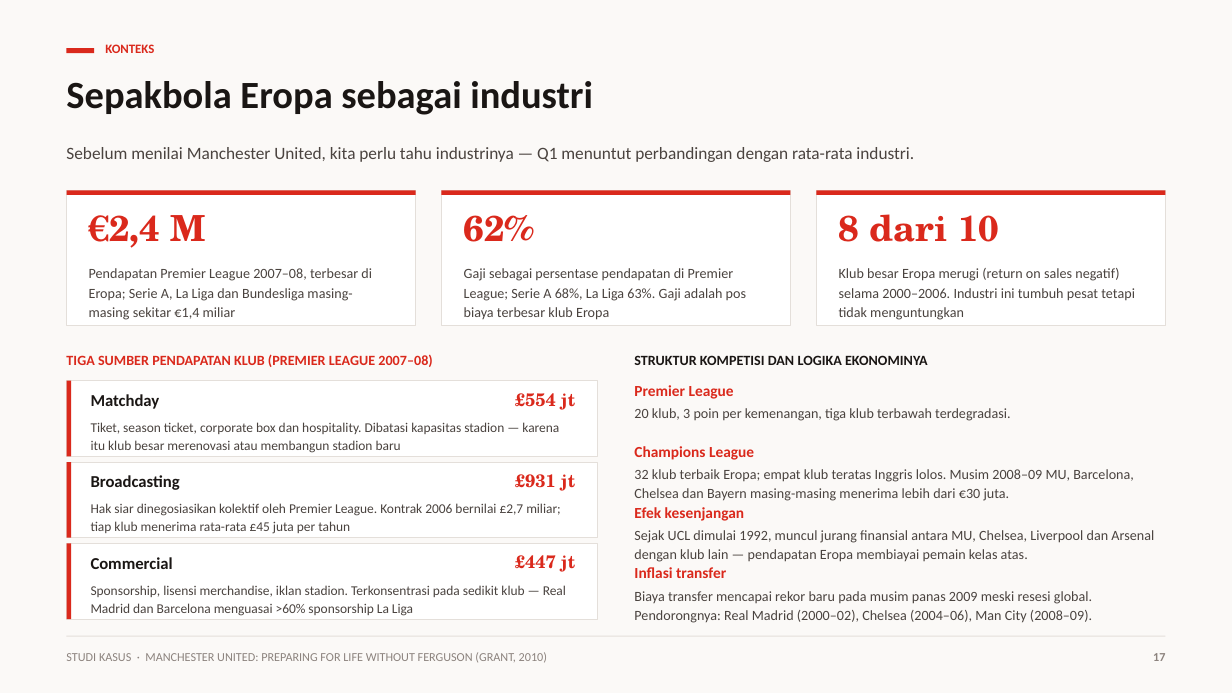
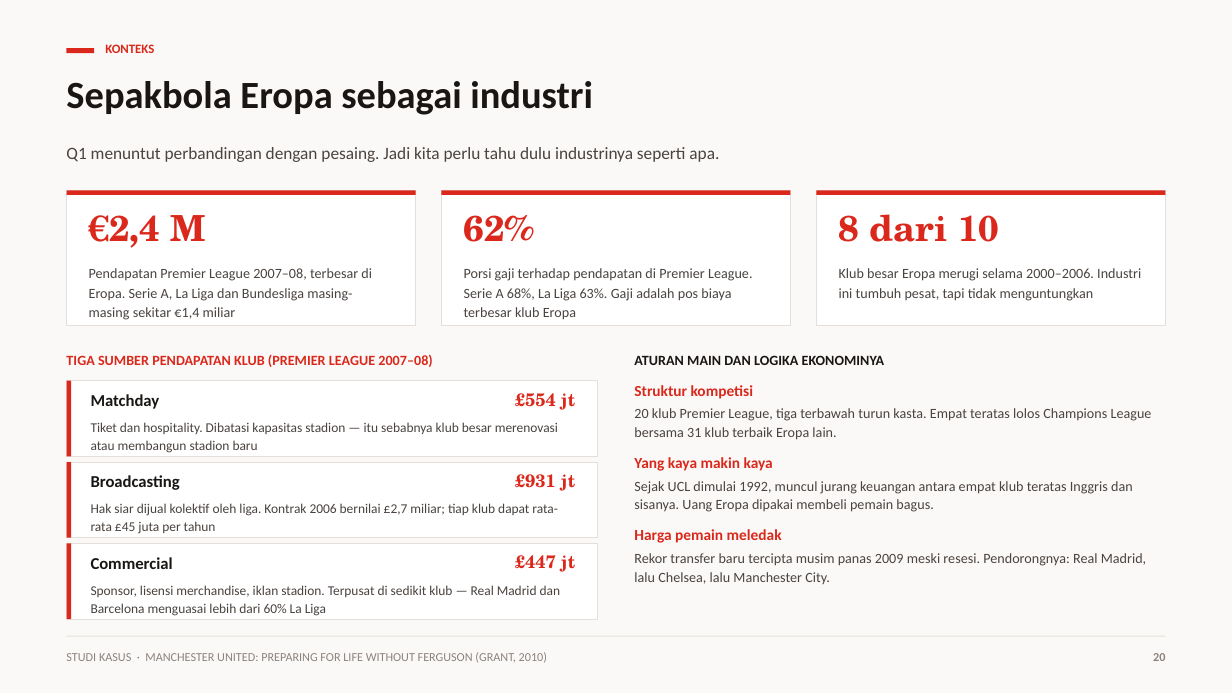
Before and after one commit to aslihabnuri/Dom-Manipulation, a slide deck: slide 20 of strategic-management-manchester-united/Kelompok 4 - Strategic Management - Chapter 4 & Manchester United.pptx (slide 17 before the commit). Drawn at 1232x693 pixels with LibreOffice and Linux fonts; fonts in the diff are those of the drawing. Boxes give left, top, right and bottom in pixels: in the first picture for what was removed or moved away, otherwise in the second. Text is boxed around its words. In the diff, an @@ line names an element or a change of style, - is before the commit and + after.

```diff
--- a/strategic-management-manchester-united/Kelompok 4 - Strategic Management - Chapter 4 & Manchester United.pptx
+++ b/strategic-management-manchester-united/Kelompok 4 - Strategic Management - Chapter 4 & Manchester United.pptx
@@ text at bbox=[66, 147, 719, 162]: text changed @@
-Sebelum menilai Manchester United, kita perlu tahu industrinya — Q1 menuntut perbandingan dengan rata-rata industri.
+Q1 menuntut perbandingan dengan pesaing. Jadi kita perlu tahu dulu industrinya seperti apa.
@@ text at bbox=[89, 268, 372, 320]: text changed @@
-Pendapatan Premier League 2007–08, terbesar di Eropa; Serie A, La Liga dan Bundesliga masing-masing sekitar €1,4 miliar
+Pendapatan Premier League 2007–08, terbesar di Eropa. Serie A, La Liga dan Bundesliga masing-masing sekitar €1,4 miliar
@@ text at bbox=[464, 268, 752, 320]: text changed @@
-Gaji sebagai persentase pendapatan di Premier League; Serie A 68%, La Liga 63%. Gaji adalah pos biaya terbesar klub Eropa
+Porsi gaji terhadap pendapatan di Premier League. Serie A 68%, La Liga 63%. Gaji adalah pos biaya terbesar klub Eropa
@@ text at bbox=[839, 268, 1141, 301]: text changed @@
-Klub besar Eropa merugi (return on sales negatif) selama 2000–2006. Industri ini tumbuh pesat tetapi tidak menguntungkan
+Klub besar Eropa merugi selama 2000–2006. Industri ini tumbuh pesat, tapi tidak menguntungkan
@@ text at bbox=[634, 355, 885, 365]: text changed @@
-STRUKTUR KOMPETISI DAN LOGIKA EKONOMINYA
+ATURAN MAIN DAN LOGIKA EKONOMINYA
@@ text at bbox=[634, 385, 754, 399]: text changed @@
-Premier League
+Struktur kompetisi
@@ text at bbox=[634, 408, 1152, 440]: text changed @@
-20 klub, 3 poin per kemenangan, tiga klub terbawah terdegradasi.
+20 klub Premier League, tiga terbawah turun kasta. Empat teratas lolos Champions League bersama 31 klub terbaik Eropa lain.
@@ text at bbox=[91, 422, 558, 453]: text changed @@
-Tiket, season ticket, corporate box dan hospitality. Dibatasi kapasitas stadion — karena itu klub besar merenovasi atau membangun stadion baru
+Tiket dan hospitality. Dibatasi kapasitas stadion — itu sebabnya klub besar merenovasi atau membangun stadion baru
@@ text at bbox=[634, 457, 773, 471]: text changed @@
-Champions League
+Yang kaya makin kaya
@@ text at bbox=[91, 503, 558, 534]: text changed @@
-Hak siar dinegosiasikan kolektif oleh Premier League. Kontrak 2006 bernilai £2,7 miliar; tiap klub menerima rata-rata £45 juta per tahun
+Hak siar dijual kolektif oleh liga. Kontrak 2006 bernilai £2,7 miliar; tiap klub dapat rata-rata £45 juta per tahun
@@ text at bbox=[634, 481, 1133, 512]: text changed @@
-32 klub terbaik Eropa; empat klub teratas Inggris lolos. Musim 2008–09 MU, Barcelona, Chelsea dan Bayern masing-masing menerima lebih dari €30 juta.
+Sejak UCL dimulai 1992, muncul jurang keuangan antara empat klub teratas Inggris dan sisanya. Uang Eropa dipakai membeli pemain bagus.
@@ text at bbox=[634, 529, 782, 543]: text changed @@
-Efek kesenjangan
+Harga pemain meledak
@@ text removed at bbox=[634, 530, 1154, 562] @@
-Sejak UCL dimulai 1992, muncul jurang finansial antara MU, Chelsea, Liverpool dan Arsenal dengan klub lain — pendapatan Eropa membiayai pemain kelas atas.
@@ text at bbox=[634, 553, 1146, 584]: text changed @@
-Biaya transfer mencapai rekor baru pada musim panas 2009 meski resesi global. Pendorongnya: Real Madrid (2000–02), Chelsea (2004–06), Man City (2008–09).
+Rekor transfer baru tercipta musim panas 2009 meski resesi. Pendorongnya: Real Madrid, lalu Chelsea, lalu Manchester City.
@@ text removed at bbox=[634, 567, 726, 578] @@
-Inflasi transfer
@@ text at bbox=[91, 585, 561, 616]: text changed @@
-Sponsorship, lisensi merchandise, iklan stadion. Terkonsentrasi pada sedikit klub — Real Madrid dan Barcelona menguasai >60% sponsorship La Liga
+Sponsor, lisensi merchandise, iklan stadion. Terpusat di sedikit klub — Real Madrid dan Barcelona menguasai lebih dari 60% La Liga
@@ text at bbox=[1153, 653, 1165, 661]: text changed @@
-17
+20
```
Also in this commit, not shown: 17 other slides changed, 14 slides added, 14 slides removed, 5 other files.
